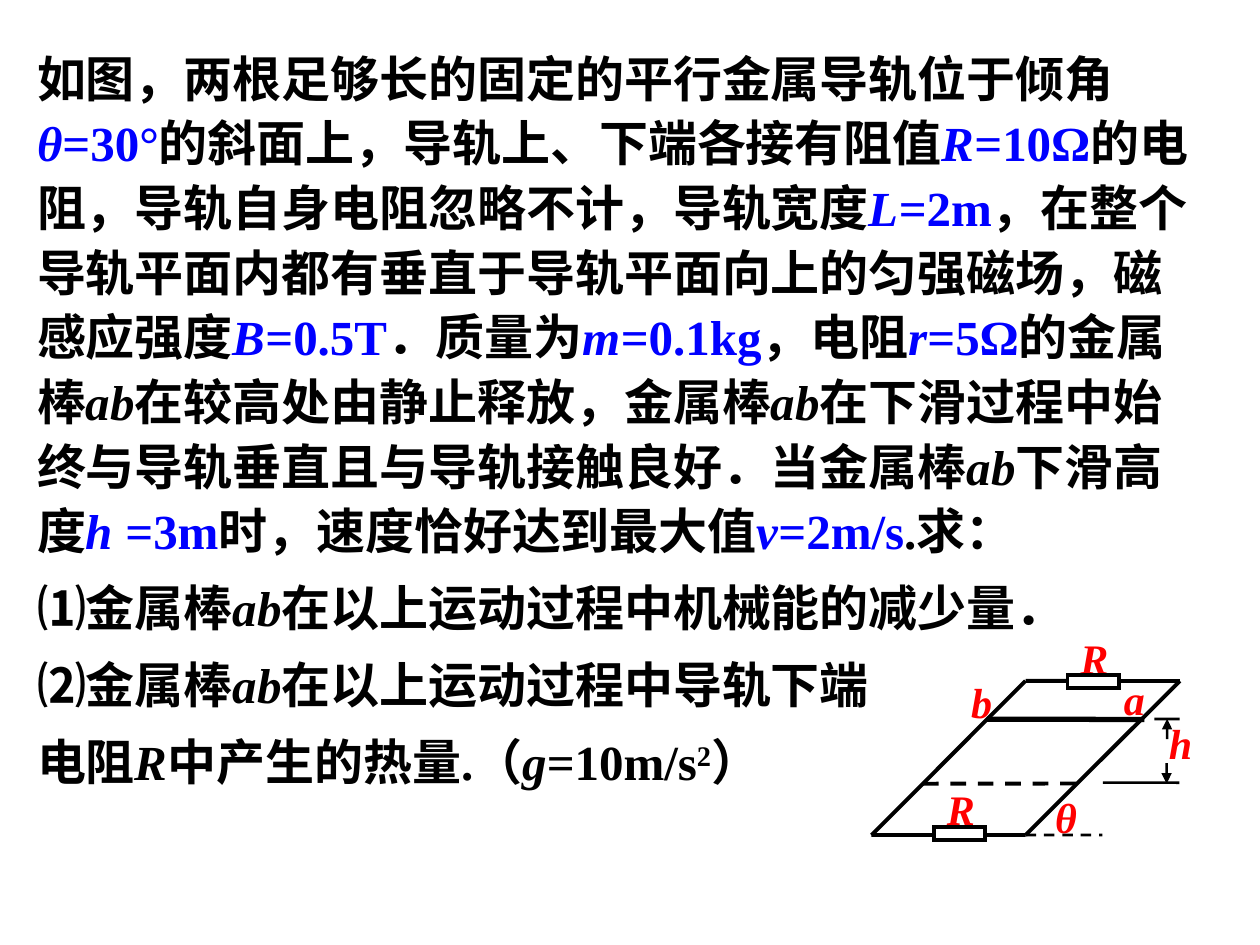
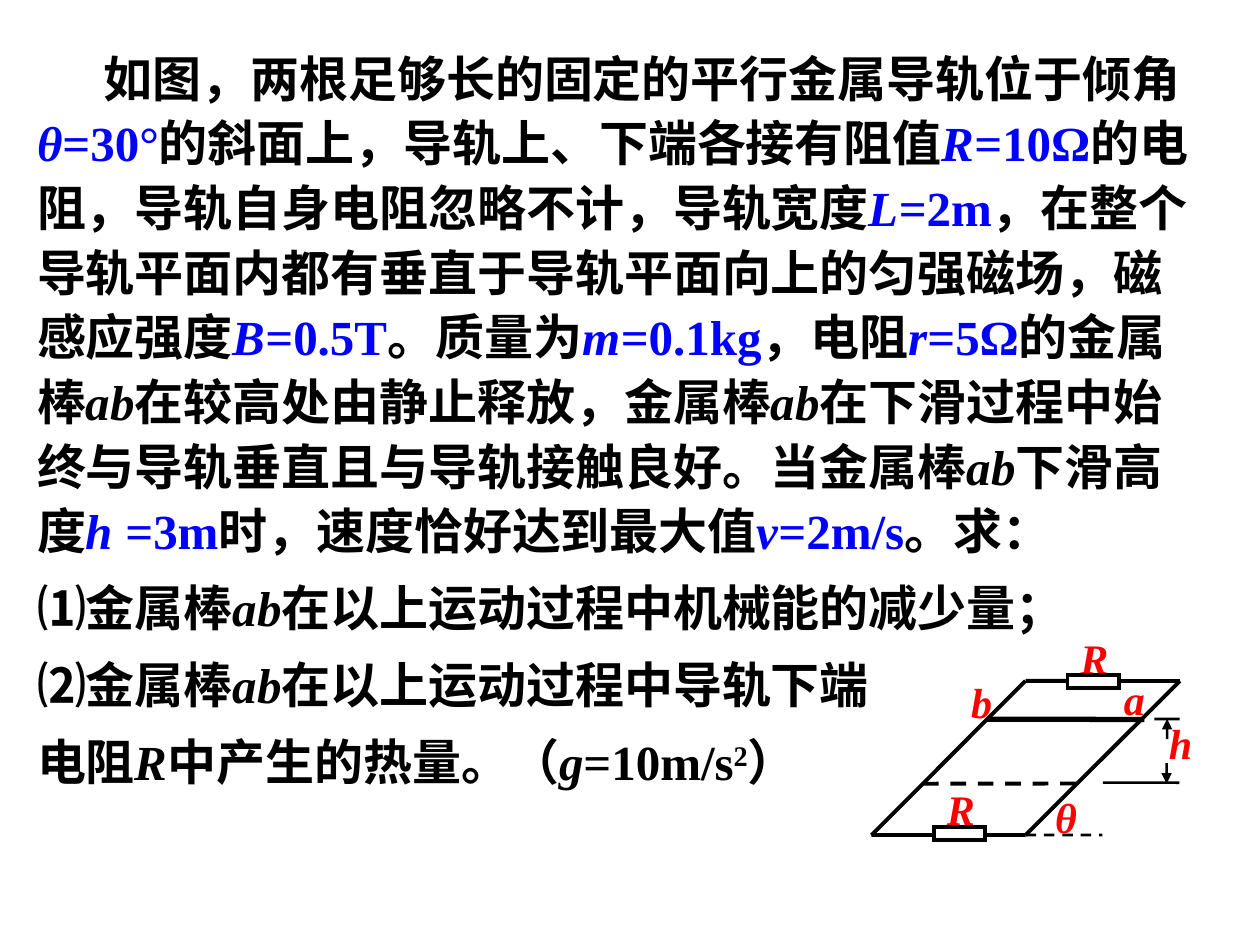
Before and after one commit to saddestboy/wuli2, a slide deck: slide 40 of 4.5A电磁感应问题的综合应用/习题课 电磁感应规律的综合应用.ppt. Drawn at 1260x945 pixels with LibreOffice and Linux fonts; fonts in the diff are those of the drawing. Boxes give left, top, right and bottom in pixels: in the first picture for what was removed or moved away, otherwise in the second. Text is boxed around its words. In the diff, an @@ line names an element or a change of style, - is before the commit and + after.

Commit message:
20/12/31“

```diff
--- a/4.5A电磁感应问题的综合应用/习题课 电磁感应规律的综合应用.ppt
+++ b/4.5A电磁感应问题的综合应用/习题课 电磁感应规律的综合应用.ppt
@@ text at (37,54,1188,635): text changed @@
-如图，两根足够长的固定的平行金属导轨位于倾角θ=30°的斜面上，导轨上、下端各接有阻值R=10Ω的电阻，导轨自身电阻忽略不计，导轨宽度L=2m，在整个导轨平面内都有垂直于导轨平面向上的匀强磁场，磁感应强度B=0.5T．质量为m=0.1kg，电阻r=5Ω的金属棒ab在较高处由静止释放，金属棒ab在下滑过程中始终与导轨垂直且与导轨接触良好．当金属棒ab下滑高度h =3m时，速度恰好达到最大值v=2m/s.求：
-⑴金属棒ab在以上运动过程中机械能的减少量．
+如图，两根足够长的固定的平行金属导轨位于倾角θ=30°的斜面上，导轨上、下端各接有阻值R=10Ω的电阻，导轨自身电阻忽略不计，导轨宽度L=2m，在整个导轨平面内都有垂直于导轨平面向上的匀强磁场，磁感应强度B=0.5T。质量为m=0.1kg，电阻r=5Ω的金属棒ab在较高处由静止释放，金属棒ab在下滑过程中始终与导轨垂直且与导轨接触良好。当金属棒ab下滑高度h =3m时，速度恰好达到最大值v=2m/s。求：
+⑴金属棒ab在以上运动过程中机械能的减少量；
@@ text at (37,738,734,791): text changed @@
-电阻R中产生的热量.（g=10m/s2）
+电阻R中产生的热量。（g=10m/s2）
```
Also in this commit, not shown: 17 other slides changed, 6 slides added, 9 slides removed.
